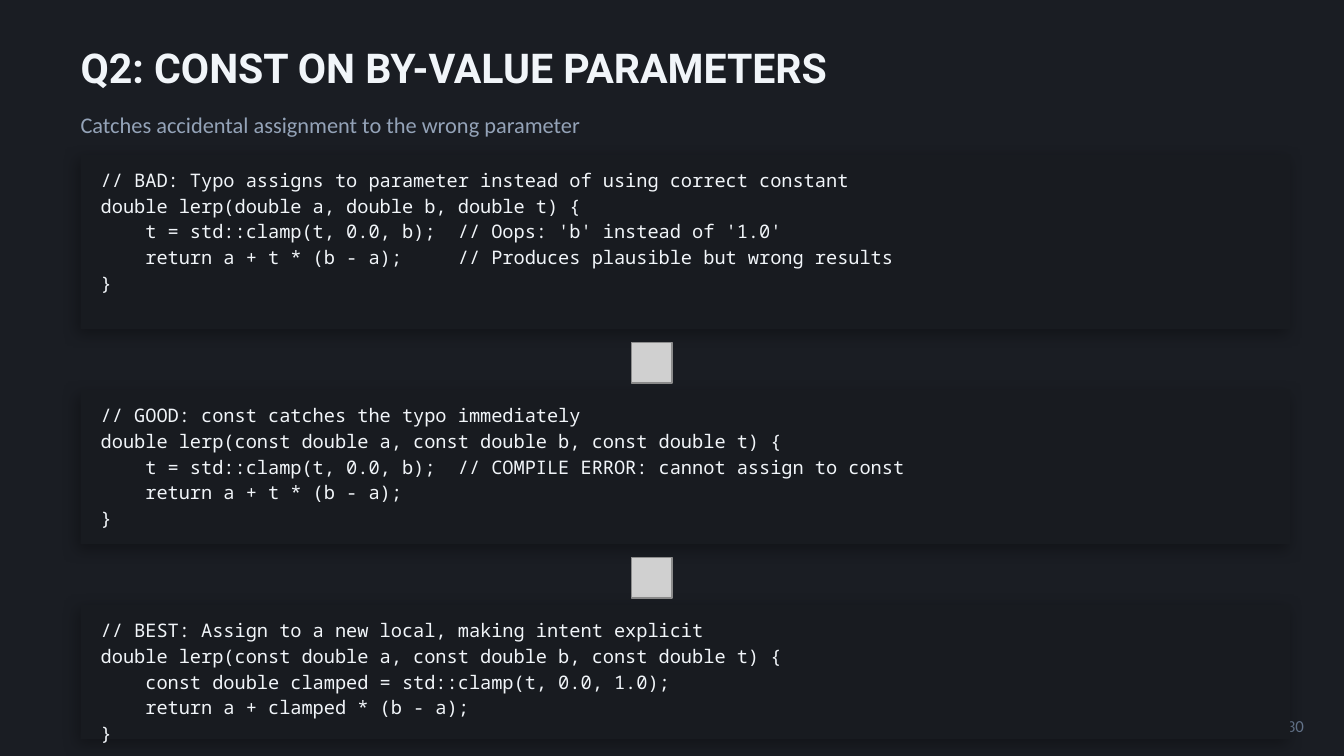
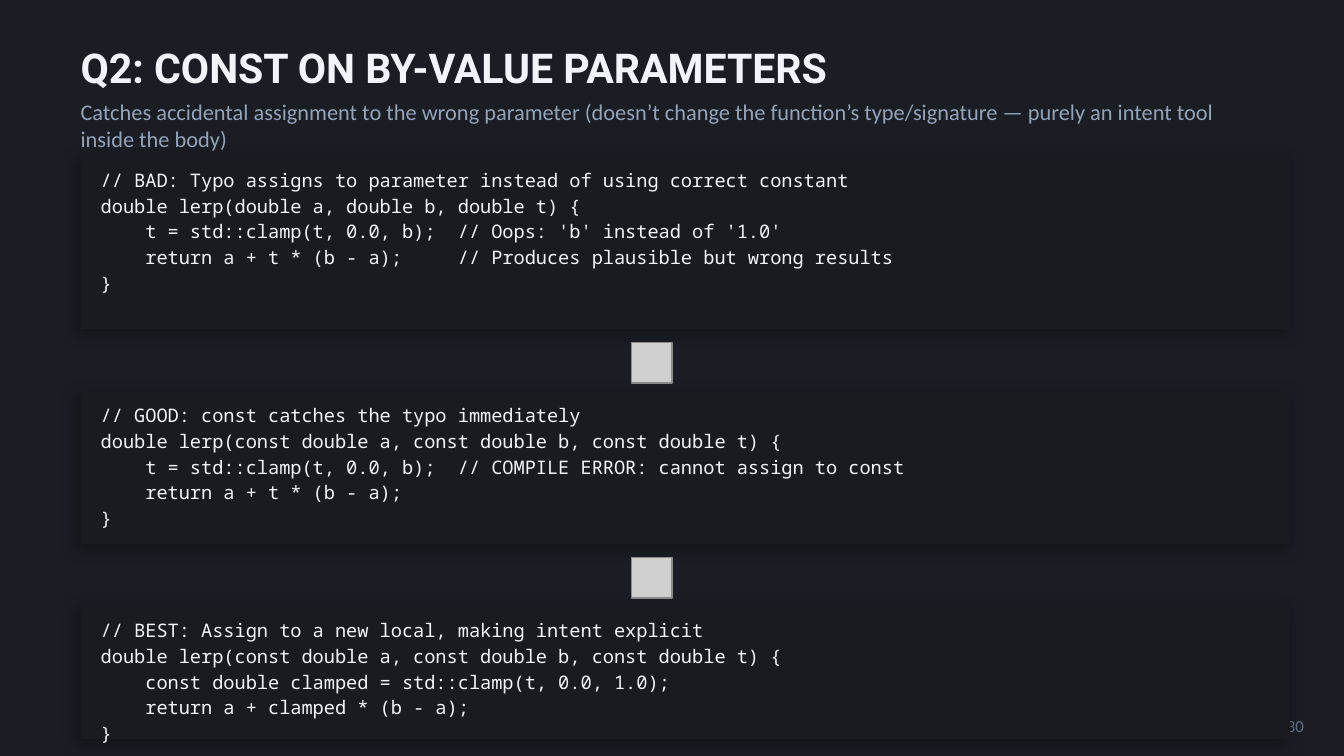
Before and after one commit to schroedermatthew/FatP, a slide deck: slide 8 of Teaching/Compile Time Errrors/sessions/const_correctness.pptx. Drawn at 1344x756 pixels with LibreOffice and Linux fonts; fonts in the diff are those of the drawing; grey boxes stand for pictures. Boxes give left, top, right and bottom in pixels: in the first picture for what was removed or moved away, otherwise in the second. Text is boxed around its words. In the diff, an @@ line names an element or a change of style, - is before the commit and + after.

```diff
--- a/Teaching/Compile Time Errrors/sessions/const_correctness.pptx
+++ b/Teaching/Compile Time Errrors/sessions/const_correctness.pptx
@@ text at (81,104,1213,151): text changed @@
-Catches accidental assignment to the wrong parameter
+Catches accidental assignment to the wrong parameter (doesn’t change the function’s type/signature — purely an intent tool inside the body)
```
Also in this commit, not shown: 4 other slides changed, 5 other files.
